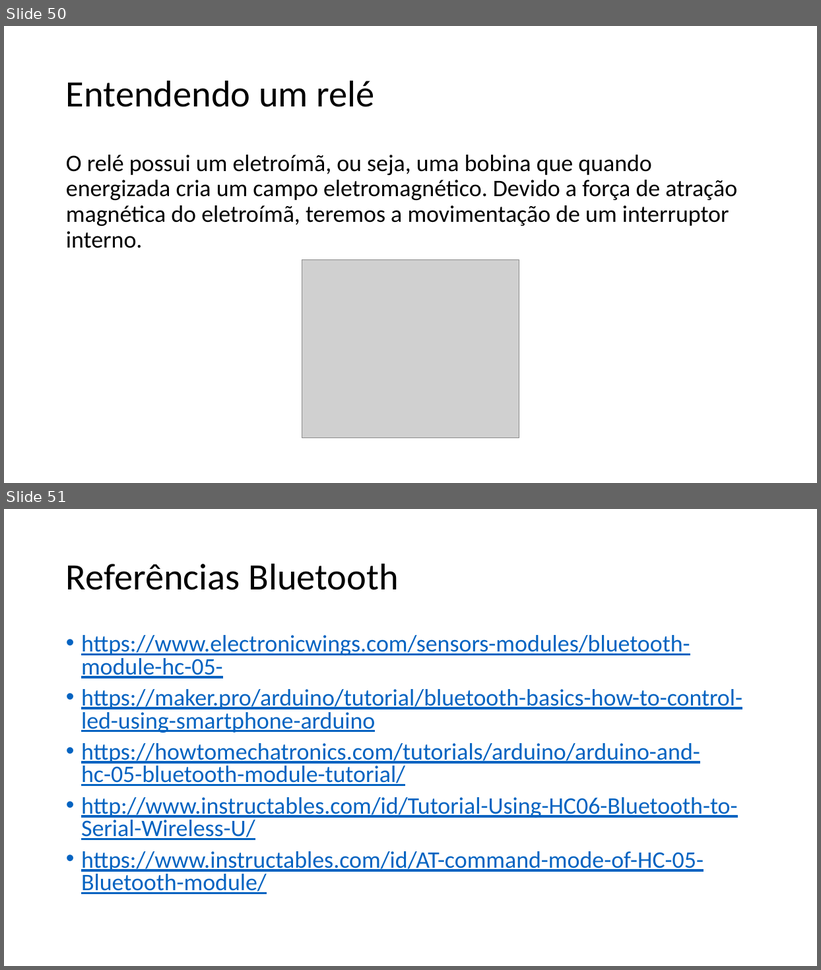
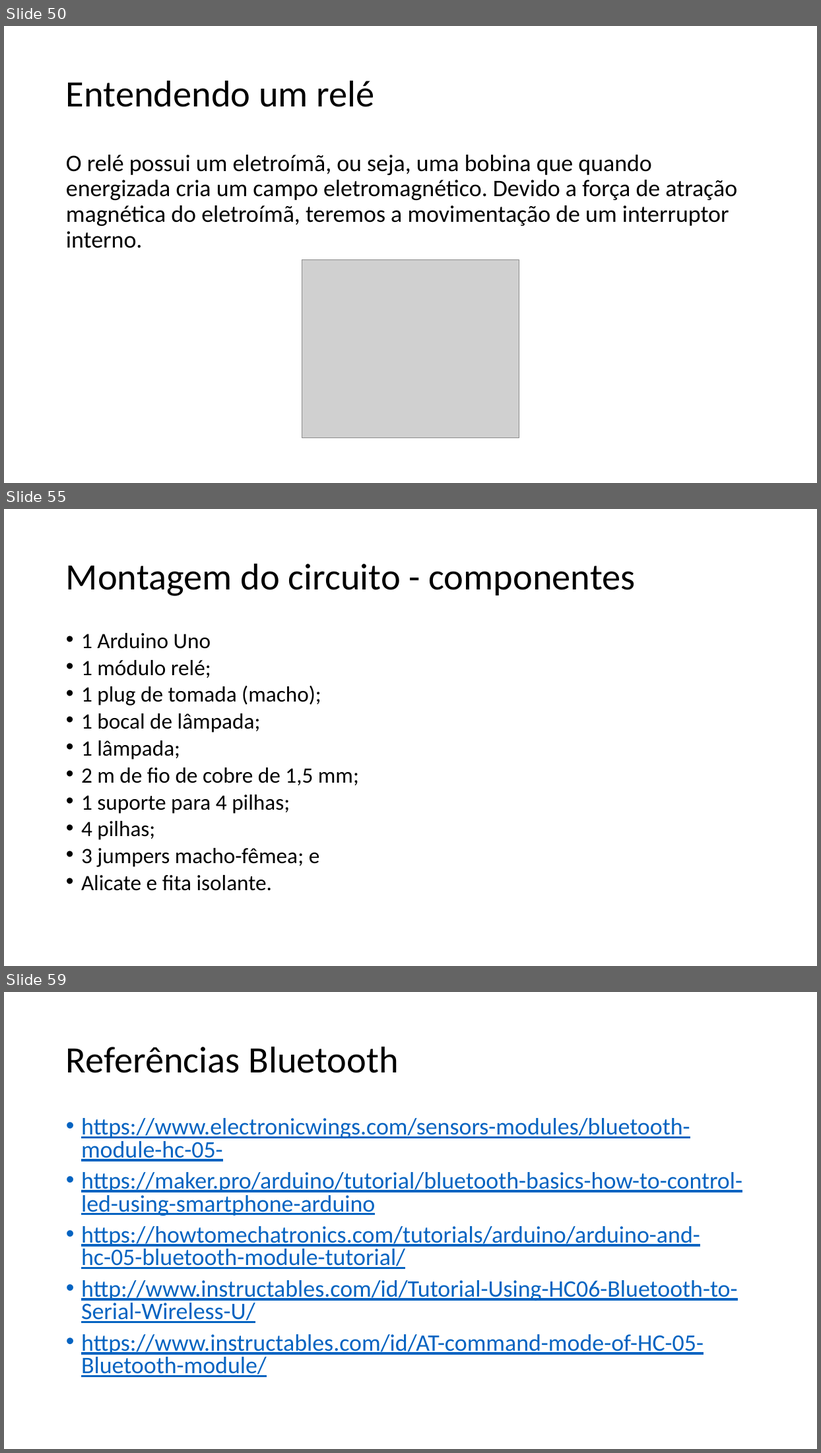
Before and after one commit to salmo-jr/public-slides, a slide deck: arduino-bluetooth.pptx. Shown one above the other, each under a label of ours: slides 50 and 51 before the commit, slides 50, 55 and 59 after it; the slides between them are not shown. The pictures are 821x970 and 821x1453 pixels, drawn with LibreOffice and Linux fonts; fonts in the diff are those of the drawing; grey boxes stand for pictures. Boxes give left, top, right and bottom in pixels: in the first picture for what was removed or moved away, otherwise in the second. Text is boxed around its words. In the diff, an @@ line names an element or a change of style, - is before the commit and + after.

Commit message:
adição dos slides sobre o funcionamento e a prática com o módulo relé

```diff
--- a/arduino-bluetooth.pptx
+++ b/arduino-bluetooth.pptx
@@ slide 55 added at <box>4,509,817,966</box>, background #FFFFFF @@
@@ title added at <box>66,563,636,596</box>, 44 pt, text #000000 @@
+Montagem do circuito - componentes
@@ text added at <box>81,633,359,891</box>, 25.9 pt, text #000000 @@
+• 1 Arduino Uno
+• 1 módulo relé;
+• 1 plug de tomada (macho);
+• 1 bocal de lâmpada;
+• 1 lâmpada;
+• 2 m de fio de cobre de 1,5 mm;
+• 1 suporte para 4 pilhas;
+• 4 pilhas;
+• 3 jumpers macho-fêmea; e
+• Alicate e fita isolante.
@@ what was slide 51 is now slide 59 @@
```
Also in this commit, not shown: 7 other slides added, 2 other files.
